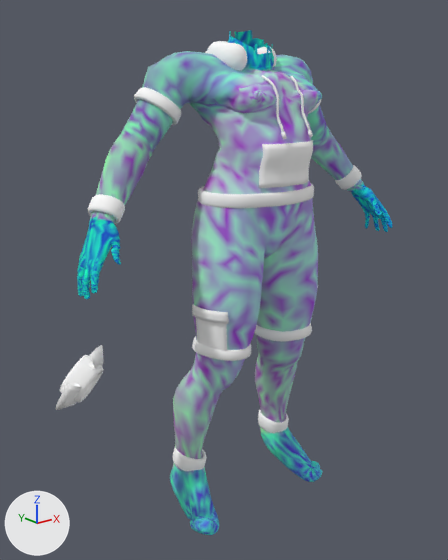
The glTF model godot-world-fracture/models/operators/bodies/civ-cipher-female.glb as it was, and as the next commit left it.
Camera for both pictures: a 50 mm camera at (-1.165, -1.384, 1.3) aimed at (-0.063, -0.006, 0.75). Arrows for +X, +Y and +Z are at lower left; the lights stay in place. The first picture is the older version.

In view in the first picture: 'Piece_ankle_cuffs', 'Piece_cargo', 'Piece_cuffs', 'Piece_hem', 'Piece_hood', 'Piece_pocket', 'Piece_rib_collar', 'Piece_shirt_collar', 'Piece_shorts_hems', 'Piece_sleeve_hems', 'civilian' and 1 more.
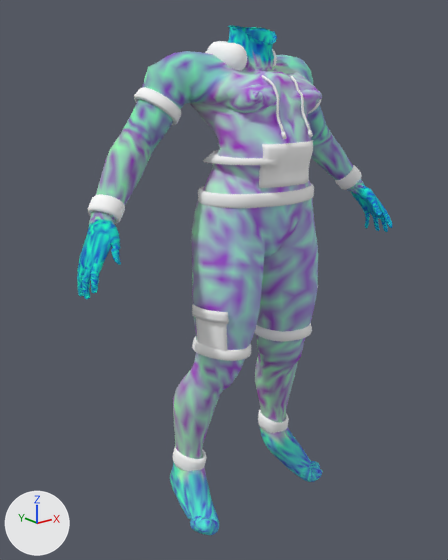
Location of each change, [x1, y1, x2, y2] in pixels of the pictures (448 x 560 px):
```json
{"object": "civilian", "change": "reshaped", "before": [77, 30, 392, 535], "after": [77, 25, 392, 535]}
{"object": "Piece_shirt_collar", "change": "reshaped", "before": [56, 345, 104, 410], "after": [203, 150, 279, 165]}
{"object": "Piece_rib_collar", "change": "reshaped", "before": [60, 355, 104, 402], "on screen": "not visible afterwards"}
{"part": 1, "of": "me_civilian", "change": "built on", "before": [228, 30, 274, 65], "after": [228, 25, 277, 65]}
{"part": 2, "of": "me_civilian", "change": "recoloured", "before": [77, 39, 392, 535], "after": [77, 39, 392, 535]}
```

Scene script edits in JSON lines:
```json
{"block": "me_civilian", "where": "# used by ob_civilian; location = (0.0, 0.0, 0.0)"}
{"op": "remove", "block": "me_civilian", "code": "me_civilian.from_pydata(...)  # 9234 vertices, 18412 faces; spans x -0.563..0.569, y -0.197..0.092, z 0.0..1.445"}
{"op": "add", "block": "me_civilian", "code": "me_civilian.from_pydata(...)  # 9441 vertices, 18830 faces; spans x -0.563..0.569, y -0.197..0.092, z 0.0..1.456"}
{"block": "me_civilian", "change": "me_civilian part 1: 4 vertices moved within x -0.046..-0.016, y -0.076..-0.001, z 1.383..1.439; 40 vertices removed from x -0.052..0.064, y -0.088..0.016, z 1.371..1.445; 247 vertices added at x -0.057..0.074, y -0.097..0.021, z 1.372..1.456"}
{"block": "me_civilian", "change": "me_civilian part 2: 17757 kept faces spanning x -0.563..0.569, y -0.197..0.092, z 0.0..1.439 get new vertex colours"}
{"block": "me_piece_rib_collar", "where": "# used by ob_piece_rib_collar; location = (0.0, 0.0, 0.0)"}
{"op": "remove", "block": "me_piece_rib_collar", "code": "me_piece_rib_collar.from_pydata(...)  # 240 vertices, 480 faces; spans x -0.6047..-0.4837, y -0.0787..0.0385, z 0.5203..0.6416"}
{"op": "add", "block": "me_piece_rib_collar", "code": "me_piece_rib_collar.from_pydata(...)  # 240 vertices, 480 faces; spans x -0.1057..0.1123, y -0.1653..0.0008, z 1.0825..1.1422"}
{"block": "me_piece_rib_collar", "change": "me_piece_rib_collar part 3: 240 of 240 vertices moved; they spanned x -0.6047..-0.4837, y -0.0787..0.0385, z 0.5203..0.6416 and now span x -0.1057..0.1123, y -0.1653..0.0008, z 1.0825..1.1422; mean shift (0.5445, -0.046, 0.5335)"}
{"block": "me_piece_shirt_collar", "where": "# used by ob_piece_shirt_collar; location = (0.0, 0.0, 0.0)"}
{"op": "remove", "block": "me_piece_shirt_collar", "code": "me_piece_shirt_collar.from_pydata(...)  # 280 vertices, 556 faces; spans x -0.631..-0.462, y -0.086..0.056, z 0.498..0.668"}
{"op": "add", "block": "me_piece_shirt_collar", "code": "me_piece_shirt_collar.from_pydata(...)  # 280 vertices, 556 faces; spans x -0.146..0.153, y -0.201..0.042, z 1.082..1.131"}
{"block": "me_piece_shirt_collar", "change": "me_piece_shirt_collar part 4: 280 of 280 vertices moved; they spanned x -0.631..-0.462, y -0.086..0.056, z 0.498..0.668 and now span x -0.146..0.153, y -0.201..0.042, z 1.082..1.131; mean shift (0.539, -0.04, 0.536)"}
```
